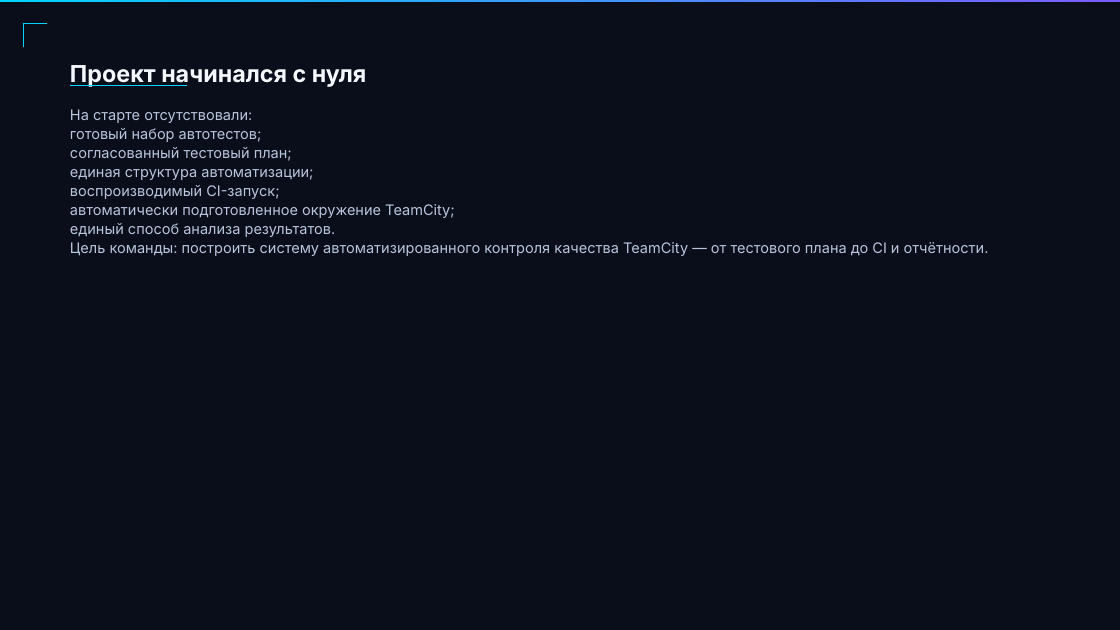
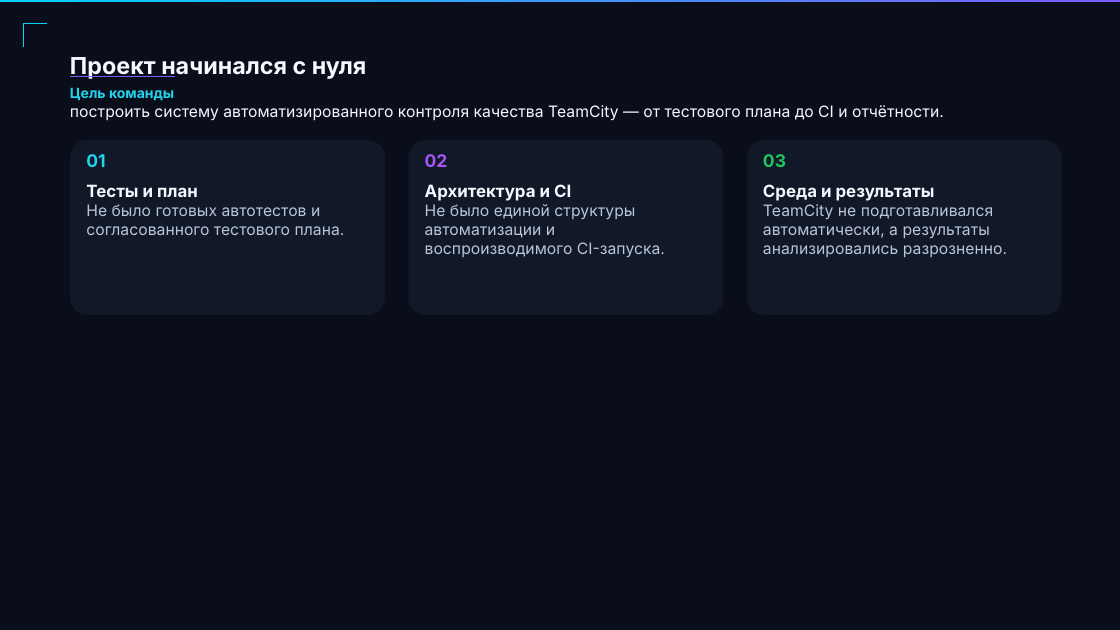
Before and after one commit to get-offer-in-qa-auto/snake-team-5.0, a slide deck: slide 2 of docs/Cyberpunk_QA_Automation_Deck_corrected.pptx. Drawn at 1120x630 pixels with LibreOffice and Linux fonts; fonts in the diff are those of the drawing. Boxes give left, top, right and bottom in pixels: in the first picture for what was removed or moved away, otherwise in the second. Text is boxed around its words. In the diff, an @@ line names an element or a change of style, - is before the commit and + after.

Commit message:
Improve presentation readability and slide layout

```diff
--- a/docs/Cyberpunk_QA_Automation_Deck_corrected.pptx
+++ b/docs/Cyberpunk_QA_Automation_Deck_corrected.pptx
@@ text "Проект начинался с нуля": place and size @@
-text "Проект начинался с нуля" at (70, 65, 367, 87)
+text "Проект начинался с нуля" at (70, 57, 367, 79)
@@ text "Проект начинался с нуля" at (70, 57, 367, 79): line spacing 62.2pt to 67.2pt @@
@@ freeform shape: place and size @@
-freeform shape at (70, 85, 186, 86)
+freeform shape at (70, 76, 175, 77)
@@ freeform shape at (70, 76, 175, 77): fill #00D4FF to #7B5CFF @@
@@ text at (70, 88, 944, 121): text changed; size 18.8 to 20.2 pt; text colour #B9C5DD to #F5F8FF @@
-На старте отсутствовали:
-готовый набор автотестов;
-согласованный тестовый план;
-единая структура автоматизации;
-воспроизводимый CI-запуск;
-автоматически подготовленное окружение TeamCity;
-единый способ анализа результатов.
-Цель команды: построить систему автоматизированного контроля качества TeamCity — от тестового плана до CI и отчётности.
+Цель команды
+построить систему автоматизированного контроля качества TeamCity — от тестового плана до CI и отчётности.
@@ freeform shape added at (70, 140, 385, 315), fill #111827 @@
@@ freeform shape added at (408, 140, 723, 315), fill #111827 @@
@@ freeform shape added at (746, 140, 1061, 315), fill #111827 @@
@@ text added at (86, 154, 105, 167), 22.5 pt, text #22D3EE, bold @@
+01
@@ text added at (425, 154, 448, 167), 22.5 pt, text #A855F7, bold @@
+02
@@ text added at (763, 154, 786, 167), 22.5 pt, text #22C55E, bold @@
+03
@@ text added at (86, 184, 345, 235), 20.2 pt, text #B9C5DD @@
+Тесты и план
+Не было готовых автотестов и согласованного тестового плана.
@@ text added at (425, 184, 665, 257), 20.2 pt, text #B9C5DD @@
+Архитектура и CI
+Не было единой структуры автоматизации и воспроизводимого CI-запуска.
@@ text added at (763, 184, 1007, 257), 20.2 pt, text #B9C5DD @@
+Среда и результаты
+TeamCity не подготавливался автоматически, а результаты анализировались разрозненно.
```
Also in this commit, not shown: 31 other slides changed.
